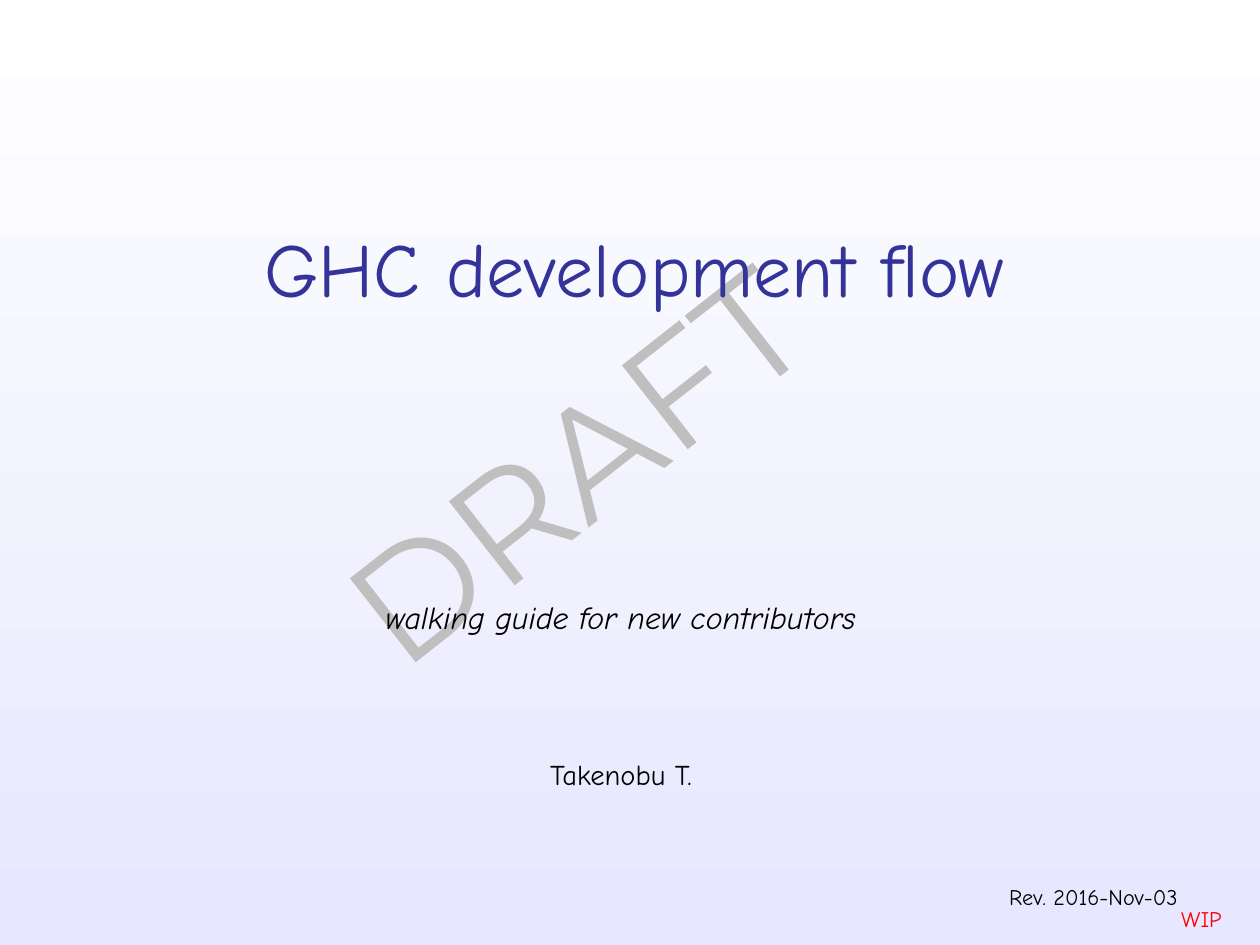
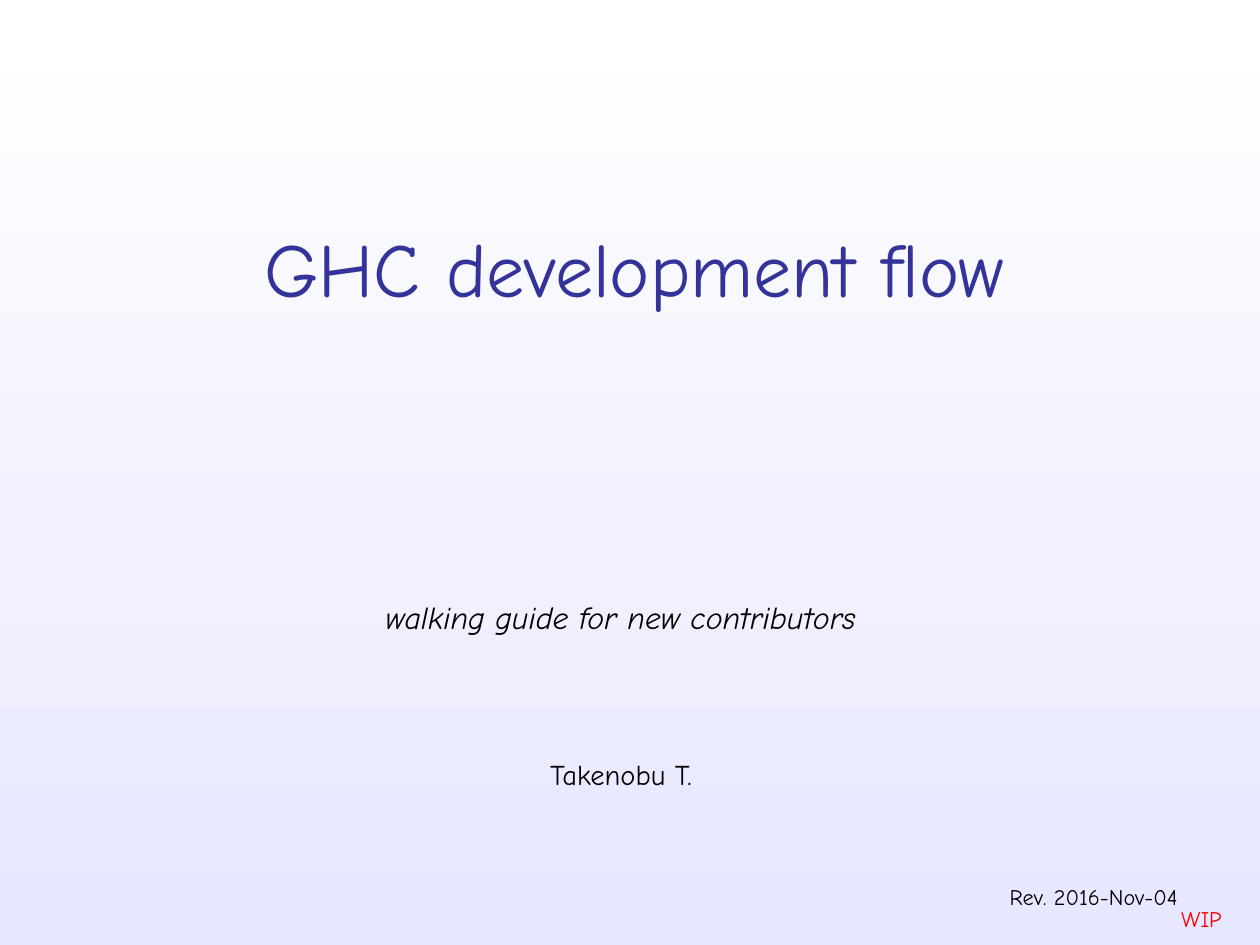
Before and after one commit to takenobu-hs/ghc-development-flow, a slide deck: slide 1 of src/ghc_development_flow.pptx. Drawn at 1260x945 pixels with LibreOffice and Linux fonts; fonts in the diff are those of the drawing. Boxes give left, top, right and bottom in pixels: in the first picture for what was removed or moved away, otherwise in the second. Text is boxed around its words. In the diff, an @@ line names an element or a change of style, - is before the commit and + after.

```diff
--- a/src/ghc_development_flow.pptx
+++ b/src/ghc_development_flow.pptx
@@ text removed at (296, 107, 991, 712) @@
-DRAFT
@@ text at (1010, 890, 1178, 905): text changed @@
-Rev. 2016-Nov-03
+Rev. 2016-Nov-04
```
Also in this commit, not shown: 6 other slides changed, 1 other file.
